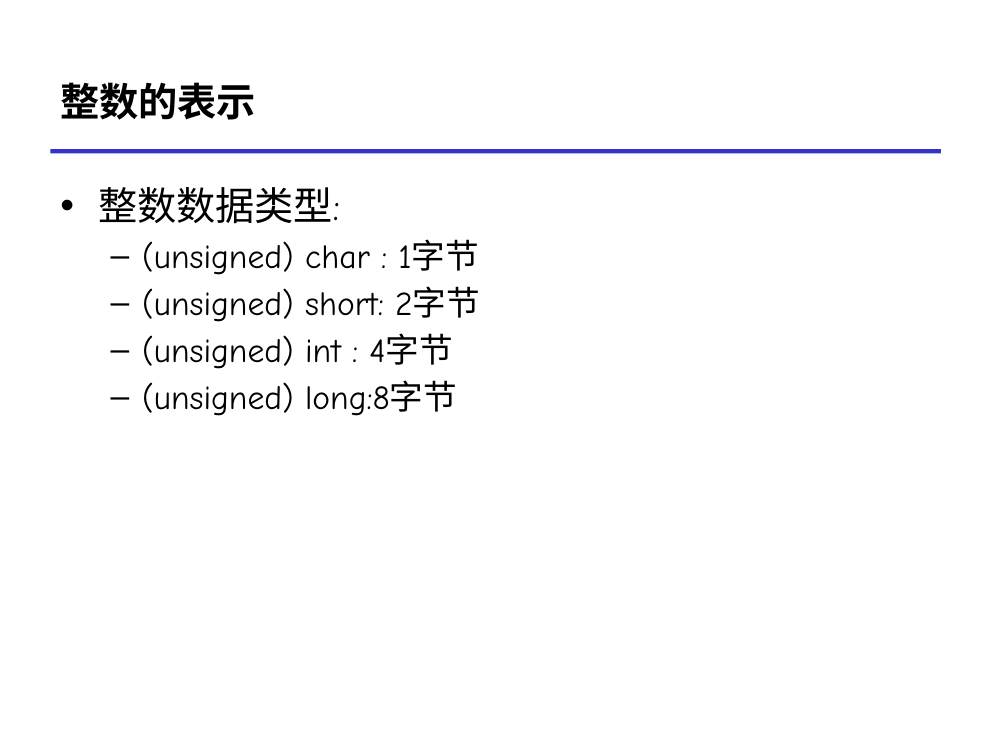
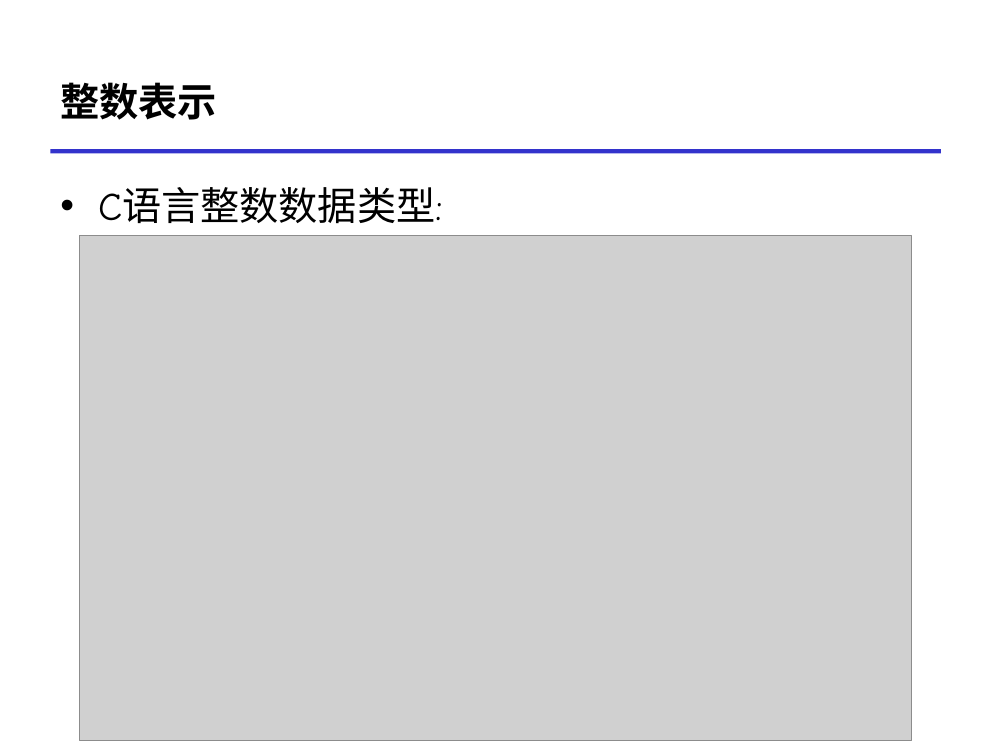
Before and after one commit to RUCICS/ICS1-2024-Preparation, a slide deck: slide 23 of 数的表示MoocDemo.pptx (slide 17 before the commit). Drawn at 1008x756 pixels with LibreOffice and Linux fonts; fonts in the diff are those of the drawing; grey boxes stand for pictures. Boxes give left, top, right and bottom in pixels: in the first picture for what was removed or moved away, otherwise in the second. Text is boxed around its words. In the diff, an @@ line names an element or a change of style, - is before the commit and + after.

```diff
--- a/数的表示MoocDemo.pptx
+++ b/数的表示MoocDemo.pptx
@@ title at [60,82,217,120]: text changed @@
-整数的表示
+整数表示
@@ text at [98,187,442,224]: text changed; size 24 to 28 pt @@
-• 整数数据类型:
-  – (unsigned) char : 1字节
-  – (unsigned) short: 2字节
-  – (unsigned) int : 4字节
-  – (unsigned) long:8字节
+• C语言整数数据类型:
@@ picture added at [80,235,912,741] @@
```
Also in this commit, not shown: 4 other slides changed, 36 slides added.
